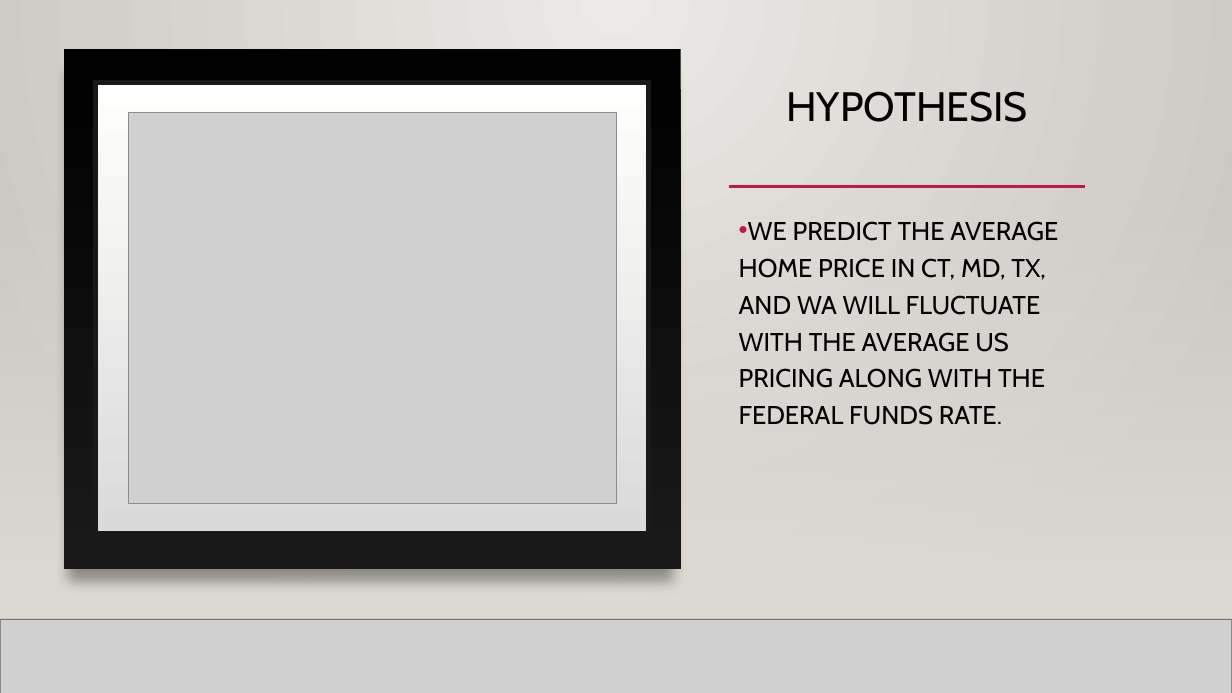
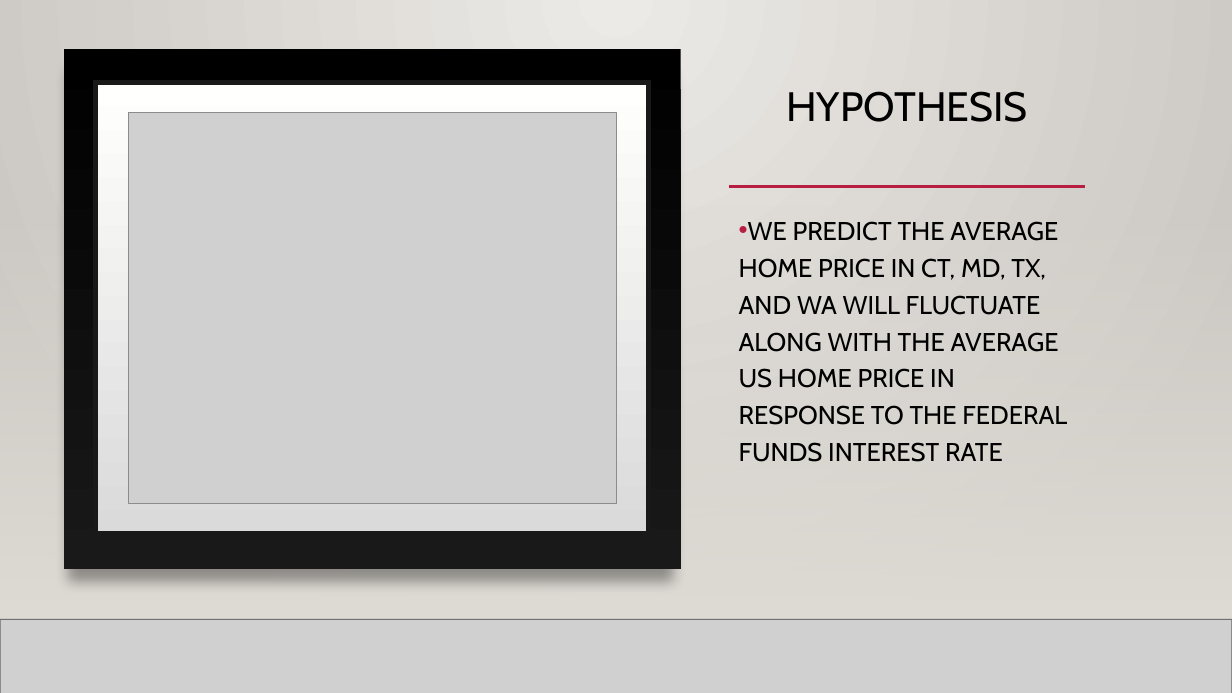
Before and after one commit to GitItDren/Python-Project-CMD-, a slide deck: slide 4 of Python Project(Team CMD).pptx. Drawn at 1232x693 pixels with LibreOffice and Linux fonts; fonts in the diff are those of the drawing; grey boxes stand for pictures; background and template pictures are left out. Boxes give left, top, right and bottom in pixels: in the first picture for what was removed or moved away, otherwise in the second. Text is boxed around its words. In the diff, an @@ line names an element or a change of style, - is before the commit and + after.

```diff
--- a/Python Project(Team CMD).pptx
+++ b/Python Project(Team CMD).pptx
@@ text at (739,221,1067,462): text changed @@
-• WE PREDICT THE AVERAGE HOME PRICE IN CT, MD, TX, AND WA WILL FLUCTUATE WITH THE AVERAGE US PRICING ALONG WITH THE FEDERAL FUNDS RATE.
+• WE PREDICT THE AVERAGE HOME PRICE IN CT, MD, TX, AND WA WILL FLUCTUATE ALONG WITH THE AVERAGE US HOME PRICE IN RESPONSE TO THE FEDERAL FUNDS INTEREST RATE
```
Also in this commit, not shown: 5 other slides changed, 1 slide added.
